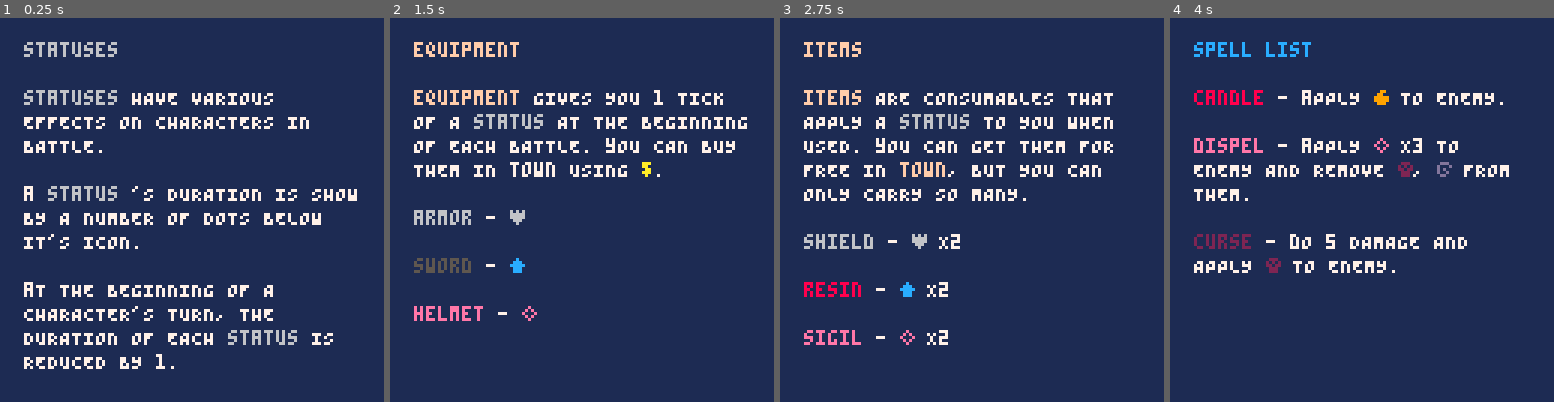
Above: before the commit, frames 1-4 (left to right).
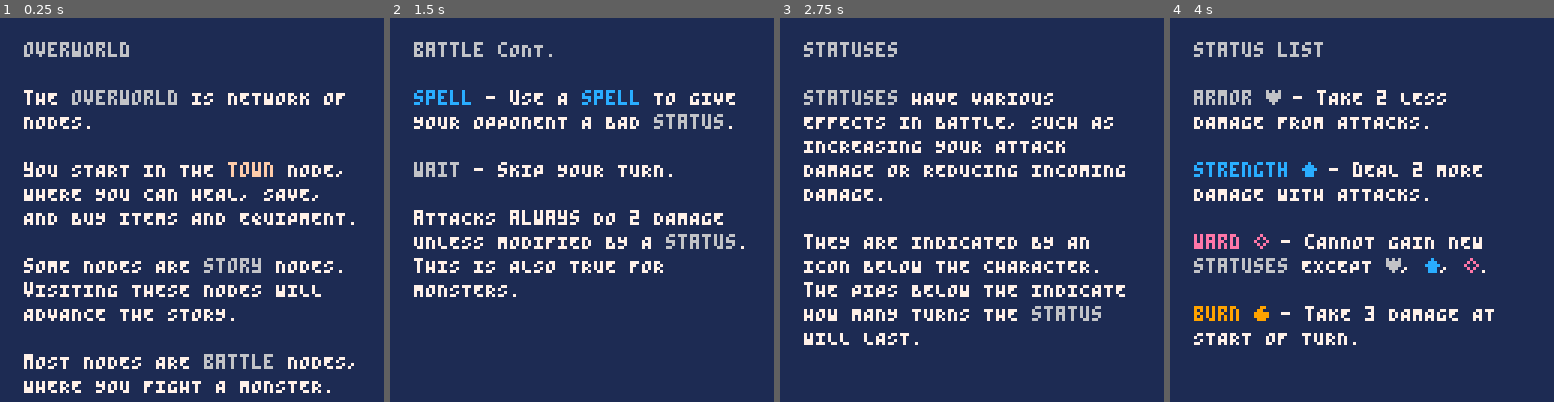
Above: after the commit, the same moments.

Repository: AddisonMink/pico8-prg
Game: PICO-8 cartridge manual.p8
Two runs of this game, one before a commit and one after it. Both use one fixed random seed, a clock stepped at 60 frames per second and the inputs below.
Inputs:
- Up to frame 1 (0.25 s): no input
- Up to frame 2 (1.5 s): tap O (Z key) at 0.33, 0.7, 1.43 s
- Up to frame 3 (2.75 s): tap O (Z key) at 2.22 s
- Up to frame 4 (4 s): tap O (Z key) at 3.1, 3.98 s

The runs differ from the first frame. In frame 1, 12% of the frame differs, in the area x 6-93%, y 6-98%; in frame 2, 10%; in frame 3, 11%; in frame 4, 10%.

Commit message:
update manual.

Diff:
--- a/manual.p8
+++ b/manual.p8
@@ -3,19 +3,69 @@
 __lua__
 #include rich_text.lua
 
-status_text = [[
+overworld_page = [[
+<c6>OVERWORLD<r>
+<n><n>
+The <c6>OVERWORLD<r> is network of nodes.
+<n><n>
+You start in the <c15>TOWN<r> node, where you can heal, save, and buy
+items and equipment.
+<n>
+Some nodes are <c6>STORY<r> nodes. Visiting these nodes will advance the story.
+<n><n>
+Most nodes are <c6>BATTLE<r> nodes, where you fight a monster.
+]]
+
+overworld_page_cont = [[
+<c6>OVERWORLD Cont.<r>
+<n><n>
+When you defeat the monster on a <c6>BATTLE<r> node, it will be replaced by a weaker
+monster. <c6>BATTLE<r> nodes reset when you visit <c15>TOWN<r>.
+<n><n>
+Every time you move to a new node, you recover <c12>1 MP<r>.
+]]
+
+battle_page = [[
+<c6>BATTLE<r>
+<n><n>
+Battles are deterministic and turn-based. You always go first.
+<n><n>
+In battle you have 4 options:
+<n><n>
+ATTACK - Deal 2 damage to your opponent.
+<n><n>
+<c15>ITEM<r> - Use an <c15>ITEM<r> to give yourself a good <c6>STATUS<r>.
+]]
+
+battle_page_cont = [[
+<c6>BATTLE Cont.<r>
+<n><n>
+<c12>SPELL<r> - Use a <c12>SPELL<r> to give your opponent a bad <c6>STATUS<r>.
+<n>
+<c6>WAIT<r> - Skip your turn.
+<n>
+Attacks ALWAYS do 2 damage unless modified by a <c6>STATUS<r>. This is also true for monsters.
+]]
+
+status_page = [[
 <c6>STATUSES<r>
 <n><n>
-<c6>STATUSES<r> have various effects on characters in battle.
-<n><n>
-A <c6>STATUS<r>'s duration is show by a number of dots below it's icon.
-<n><n>
-At the beginning of a character's turn, the duration of each <c6>STATUS<r>
-is reduced by 1.
-]]
-
-status_glossary_1 = [[
-<c6>STATUS ICONS 1<r>
+<c6>STATUSES<r> have various effects in battle, such as increasing your attack damage or
+reducing incoming damage.
+<n><n>
+They are indicated by an icon below the character. The pips below the indicate how many
+turns the <c6>STATUS<r> will last.
+]]
+
+status_page_cont = [[
+<c6>STATUSES Cont.<r>
+<n><n>
+At the beginning of each character's turn after all <c6>STATUS<r> effects have resolved,
+the duration of each <c6>STATUS will decrease by 1.
+]]
+
+status_list_page = [[
+<c6>STATUS LIST<r>
 <n><n>
 <c6>ARMOR<r> <i161> - Take 2 less damage from attacks.
 <n>
@@ -26,8 +76,8 @@
 <c9>BURN<r> <i176> - Take 3 damage at start of turn.
 ]]
 
-status_glossary_2 = [[
-<c6>STATUS ICONS 2<r>
+status_list_page_cont = [[
+<c6>STATUS LIST Cont.<r>
 <n><n>
 <c13>INVISIBLE<r> <i163> - Take no damage.
 <n><n>
@@ -38,61 +88,58 @@
 <c13>ENCHANTED<r> <i164> - Controlled by <c13>ANOTHER'S WILL<r>.
 ]]
 
-equipment = [[
+item_page = [[
+<c15>ITEMS<r>
+<n><n>
+You can use <c15>ITEMS<r> in battle to give yourself a good <c6>STATUS<r>.
+<n><n>
+<c6>SHIELD<r> - <i161>x2
+<n><n>
+<c8>RESIN<r> - <i160>x2
+<n><n>
+<c14>SIGIL<r> - <i177>x2
+<n><n>
+<c15>ITEMS<r> are free in <c15>TOWN<r>, so use them liberally!
+]]
+
+spell_page = [[
+<c12>SPELLS<r>
+<n><n>
+You can use <c12>SPELLS<r> in battle to give your opponent a bad <c6>STATUS<r>.
+<n><n>
+<c8>CANDLE<r> - Apply <i176> to enemy.
+<n>
+<c14>DISPEL<r> - Apply <i177>x3 to enemy and remove <i162>, <i164> from them.
+<n><n>
+<c2>CURSE<r> - Do 5 damage and apply <i162> to enemy.
+]]
+
+equipment_page = [[
 <c15>EQUIPMENT<r>
 <n><n>
-<c15>EQUIPMENT<r> gives you 1 tick of a <c6>STATUS<r> at the beginning of each battle.
-You can buy them in <15>TOWN<r> using <c10>$<r>.
-<n><n>
-<c6>ARMOR<r> - <i161>
-<n><n>
-<c5>SWORD<r> - <i160>
-<n><n>
-<c14>HELMET<r> - <i177>
-]]
-
-items = [[
-<c15>ITEMS<r>
-<n><n>
-<c15>ITEMS<r> are consumables that apply a <c6>STATUS<r> to you when used.
-You can get them for free in <c15>TOWN<r>, but you can only carry so many.
-<n><n>
-<c6>SHIELD<r> - <i161>x2
-<n><n>
-<c8>RESIN<r> - <i160>x2
-<n><n>
-<c14>SIGIL<r> - <i177>x2
-]]
-
-spells = [[
-<c12>SPELLS<r>
-<n><n>
-<c12>SPELLS<r> are magical abilities that effect your enemies. You'll learn them from
-<c12>MAGICIANS<r> you meet on your quest.
-<n><n>
-<c12>SPELLS<r> require <c12>MP<r>. You gain 1 <c12>MP<r> when you move to a new node,
-and your regain all <c12>MP<r> when you rest in <c15>TOWN<r>.
-]]
-
-spell_list = [[
-<c12>SPELL LIST<r>
-<n><n>
-
-<c8>CANDLE<r> - Apply <i176> to enemy.
-<n>
-<c14>DISPEL<r> - Apply <i177>x3 to enemy and remove <i162>, <i164> from them.
-<n><n>
-<c2>CURSE<r> - Do 5 damage and apply <i162> to enemy.
+<c15>EQUIPMENT<r> gives you a good <c6>STATUS<r> at the beginning of every battle.
+<n><n>
+<c6>ARMOR<r> - <i161>x1
+<n><n>
+<c5>SWORD<r> - <i160>x1
+<n><n>
+<c14>HELMET<r> - <i177>x1
+<n><n>
+You can by <c15>EQUIPMENT<r> in <c15>TOWN<r> using <c10>$<r>.
 ]]
 
 pages = {
-  rich_text_parse(status_text, 112),
-  rich_text_parse(status_glossary_1, 112),
-  rich_text_parse(status_glossary_2, 112),
-  rich_text_parse(equipment, 112),
-  rich_text_parse(items, 112),
-  rich_text_parse(spells, 112),
-  rich_text_parse(spell_list, 112)
+  rich_text_parse(overworld_page, 112),
+  rich_text_parse(overworld_page_cont, 112),
+  rich_text_parse(battle_page, 112),
+  rich_text_parse(battle_page_cont, 112),
+  rich_text_parse(status_page, 112),
+  rich_text_parse(status_page_cont, 112),
+  rich_text_parse(status_list_page, 112),
+  rich_text_parse(status_list_page_cont, 112),
+  rich_text_parse(item_page, 112),
+  rich_text_parse(spell_page, 112),
+  rich_text_parse(equipment_page, 112)
 }
 
 index = 1
Not shown, changed: release/manual_screenshots/manual_0.png
Not shown, changed: release/manual_screenshots/manual_1.png
Not shown, added: release/manual_screenshots/manual_10.png
Not shown, changed: release/manual_screenshots/manual_2.png
Not shown, changed: release/manual_screenshots/manual_3.png
Not shown, changed: release/manual_screenshots/manual_4.png
Not shown, changed: release/manual_screenshots/manual_5.png
Not shown, changed: release/manual_screenshots/manual_6.png
Not shown, added: release/manual_screenshots/manual_7.png
Not shown, added: release/manual_screenshots/manual_8.png
Not shown, added: release/manual_screenshots/manual_9.png
Not shown, changed: release/rpg.html
